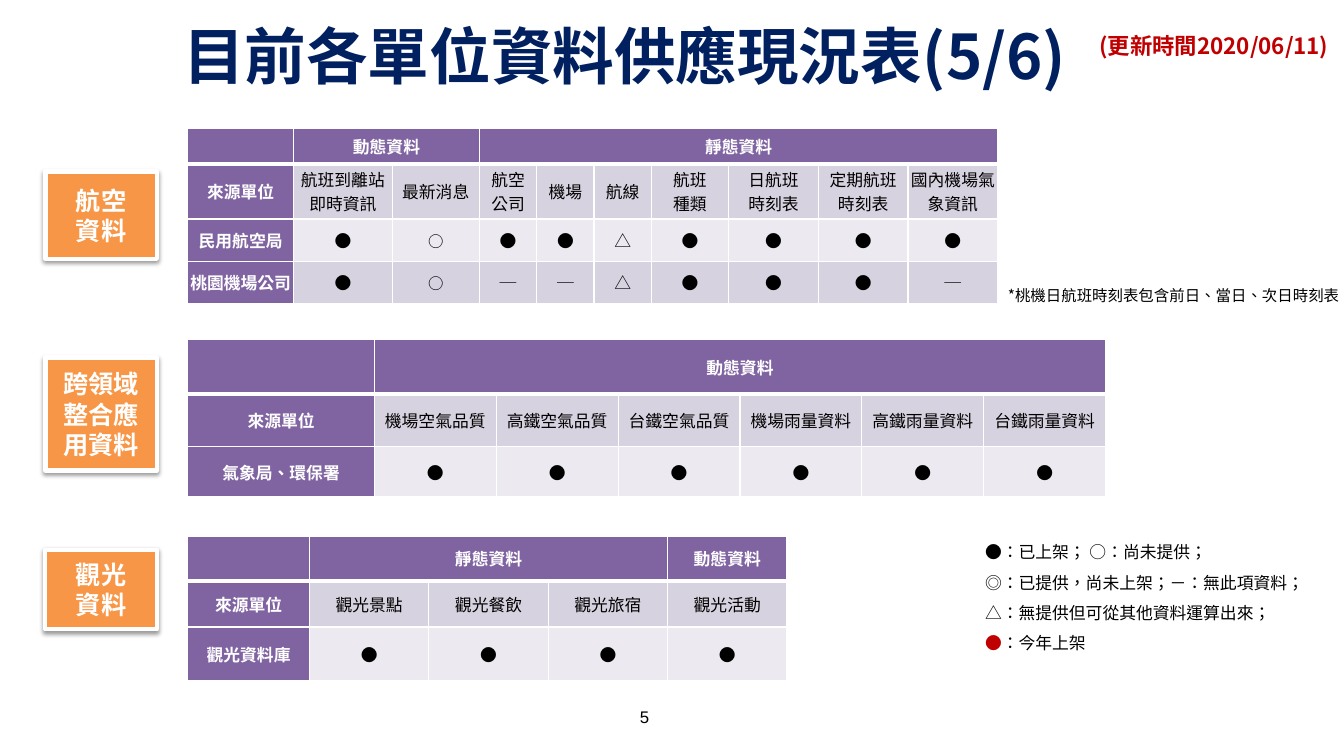
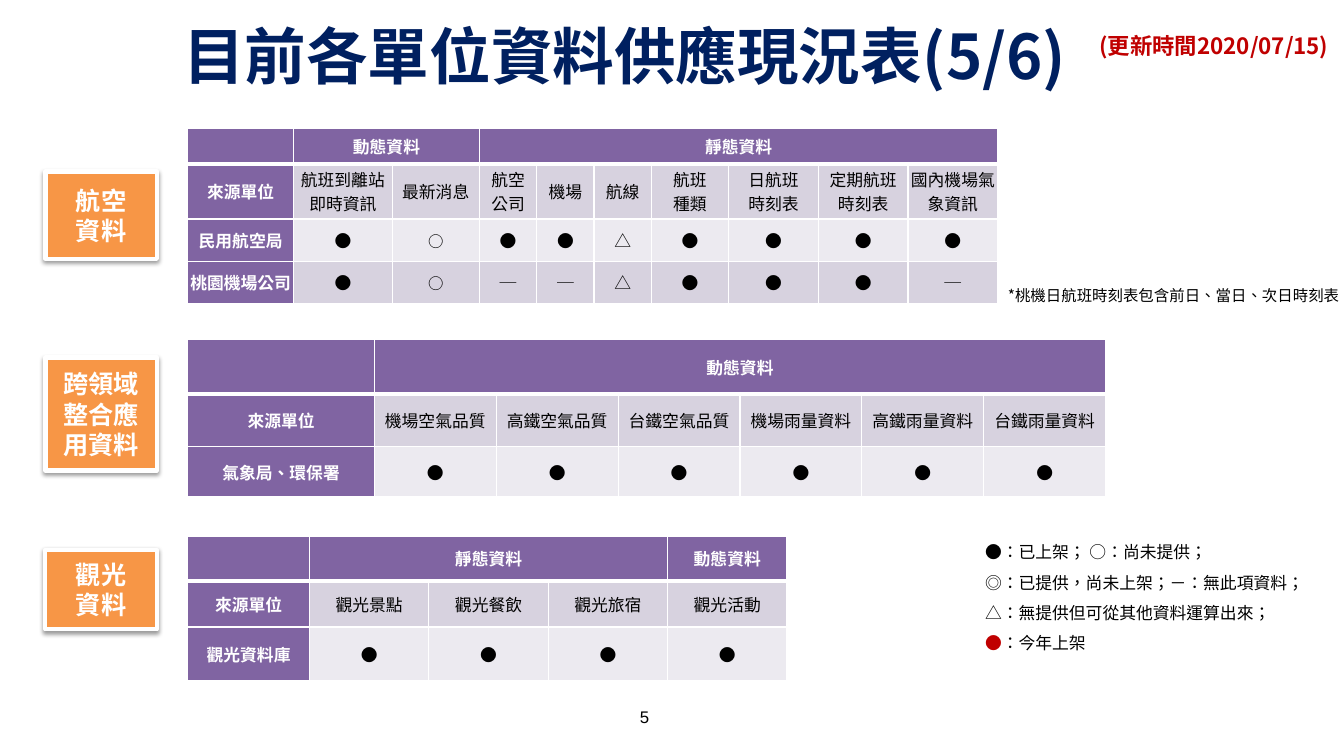
Before and after one commit to ptxmotc/data-provide-status, a slide deck: slide 5 of 各單位資料供應現況表.pptx. Drawn at 1344x756 pixels with LibreOffice and Linux fonts; fonts in the diff are those of the drawing; background and template pictures are left out. Boxes give left, top, right and bottom in pixels: in the first picture for what was removed or moved away, otherwise in the second. Text is boxed around its words. In the diff, an @@ line names an element or a change of style, - is before the commit and + after.

```diff
--- a/各單位資料供應現況表.pptx
+++ b/各單位資料供應現況表.pptx
@@ text at (x1=1100, y1=35, x2=1329, y2=59): text changed @@
-(更新時間2020/06/11)
+(更新時間2020/07/15)
```
Also in this commit, not shown: 5 other slides changed, 1 other file.
